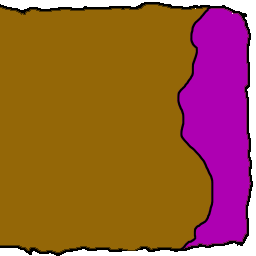
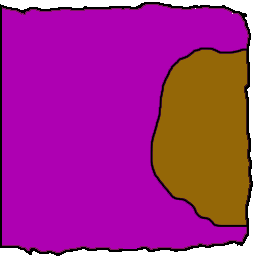
Two versions of the same layered image (256 x 256). Layer-by-layer changes:
hid "NL Middle" over [0, 4, 251, 253]
added layer "NL Middle-New" above "NL Center" over [0, 4, 251, 253]
